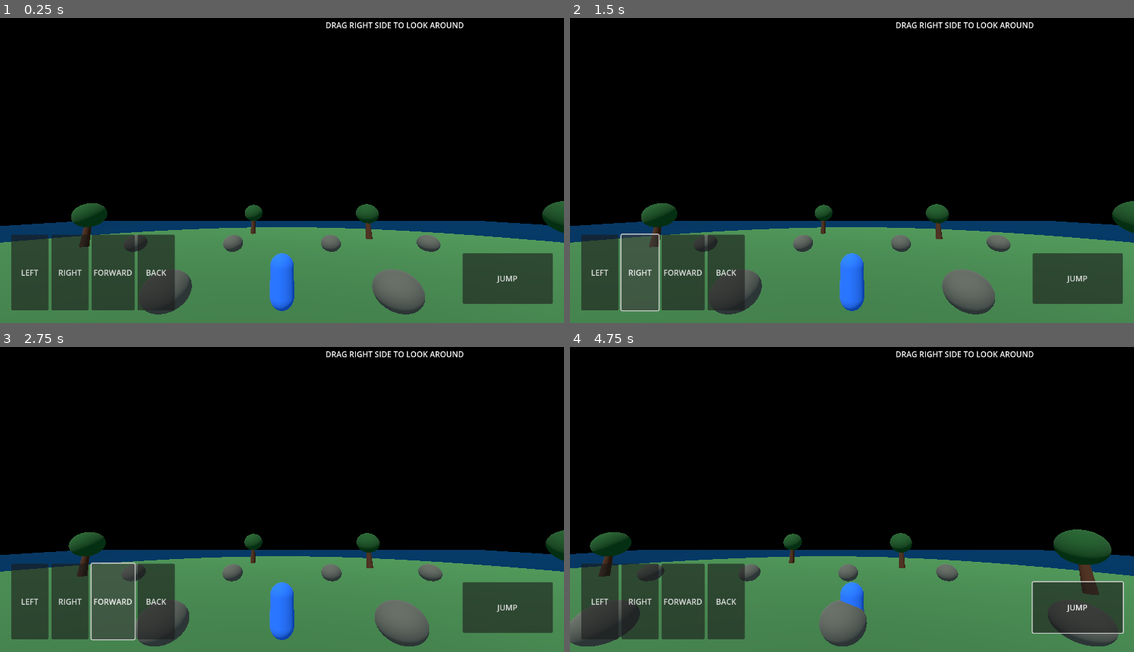
Above: before the commit, frames 1-4 (two rows, left to right).
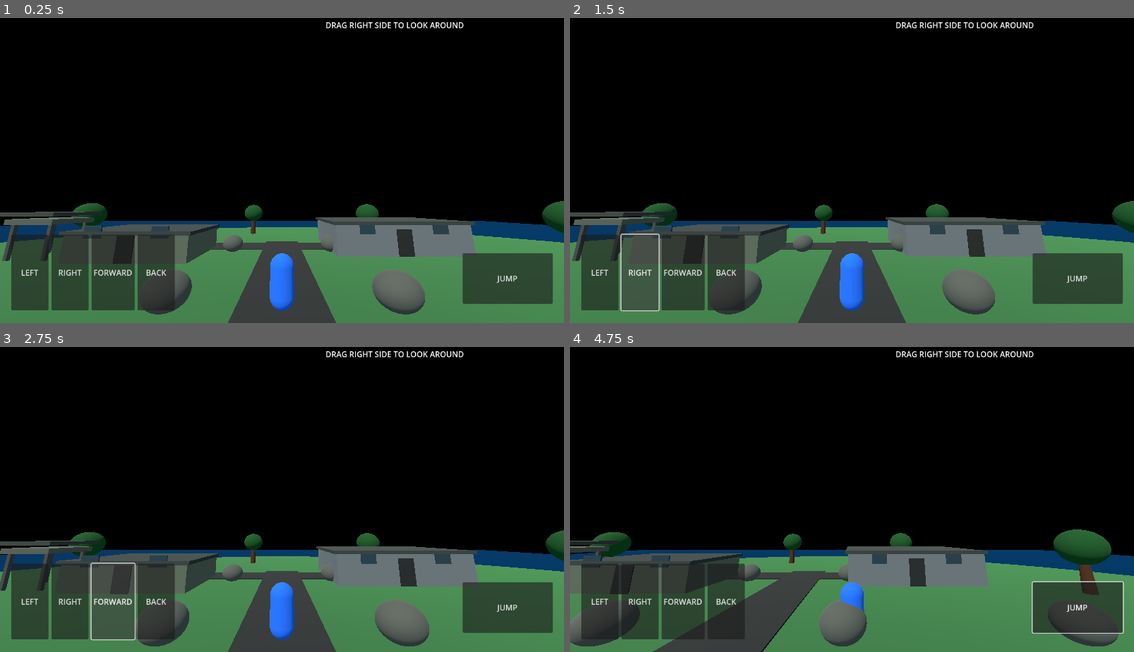
Above: after the commit, the same moments.

Repository: Josgold/LAST-ZONE
Game: Godot game, scene res://scenes/main.tscn
Two runs of this game, one before a commit and one after it. Both use one fixed random seed, a clock stepped at 60 frames per second and the inputs below.
Inputs (mouse positions are in pixels of both pictures, inside the frame that each line leads up to):
- Up to frame 1 (0.25 s): no input
- Up to frame 2 (1.5 s): click "LEFT" at 0.5 s; click "RIGHT" at 1.25 s
- Up to frame 3 (2.75 s): click "FORWARD" at 2 s
- Up to frame 4 (4.75 s): click "JUMP" at 2.75 s; move the mouse to (976, 478) at 3.52 s; hold D (move_right) 3.53-4.25 s; click (976, 478) at 3.67 s; tap Space (jump) at 3.77 s; drag from (739, 508) to (823, 557) at 4.27 s

The runs differ from the first frame. In frame 1, 8.7% of the frame differs, in the area x 0-85%, y 63-100%; in frame 2, 8.7%; in frame 3, 8.8%; in frame 4, 9.0%, in the area x 0-75%, y 63-100%.

Commit message:
Add military outpost buildings and roads to island

Diff:
--- a/scripts/main.gd
+++ b/scripts/main.gd
@@ -138,6 +138,73 @@
         rock_node.material_override = rock_material
         rock_node.position = Vector3(float((i % 4) * 8 - 12), 0.6, float(int(i / 4) * 10 - 10))
         add_child(rock_node)
+
+    _make_military_base()
+
+func _make_military_base() -> void:
+    # A small, non-combat military outpost that gives the island recognizable landmarks.
+    _add_building("Barracks", Vector3(-10, 0, -9), Vector3(8, 3.4, 6), Color(0.34, 0.39, 0.31))
+    _add_building("Hangar", Vector3(9, 0, -12), Vector3(10, 4.4, 8), Color(0.40, 0.43, 0.42))
+    _add_building("Supply House", Vector3(10, 0, 8), Vector3(6, 3.0, 5), Color(0.48, 0.40, 0.29))
+    _add_building("Guard House", Vector3(-15, 0, 7), Vector3(5, 2.8, 5), Color(0.38, 0.42, 0.34))
+
+    # Watchtower: a raised platform supported by four posts.
+    var tower := Node3D.new()
+    tower.name = "Watchtower"
+    tower.position = Vector3(-17, 0, -8)
+    add_child(tower)
+    _add_detail_box(tower, Vector3(0, 2.5, 0), Vector3(3.2, 0.35, 3.2), Color(0.32, 0.35, 0.30))
+    _add_detail_box(tower, Vector3(-1.25, 1.25, -1.25), Vector3(0.22, 2.5, 0.22), Color(0.25, 0.27, 0.24))
+    _add_detail_box(tower, Vector3(1.25, 1.25, -1.25), Vector3(0.22, 2.5, 0.22), Color(0.25, 0.27, 0.24))
+    _add_detail_box(tower, Vector3(-1.25, 1.25, 1.25), Vector3(0.22, 2.5, 0.22), Color(0.25, 0.27, 0.24))
+    _add_detail_box(tower, Vector3(1.25, 1.25, 1.25), Vector3(0.22, 2.5, 0.22), Color(0.25, 0.27, 0.24))
+    _add_detail_box(tower, Vector3(0, 3.0, 0), Vector3(3.8, 0.25, 3.8), Color(0.22, 0.25, 0.22))
+
+    # Simple roads connect the outpost buildings.
+    _add_detail_box(self, Vector3(0, 0.035, -3), Vector3(3.2, 0.07, 23), Color(0.16, 0.17, 0.16))
+    _add_detail_box(self, Vector3(0, 0.04, -12), Vector3(25, 0.08, 3.0), Color(0.16, 0.17, 0.16))
+
+func _add_building(building_name: String, building_position: Vector3, building_size: Vector3, wall_color: Color) -> void:
+    var building := StaticBody3D.new()
+    building.name = building_name
+    building.position = building_position
+    add_child(building)
+
+    var body_mesh := MeshInstance3D.new()
+    var box_mesh := BoxMesh.new()
+    box_mesh.size = building_size
+    body_mesh.mesh = box_mesh
+    var wall_material := StandardMaterial3D.new()
+    wall_material.albedo_color = wall_color
+    wall_material.roughness = 0.9
+    body_mesh.material_override = wall_material
+    building.add_child(body_mesh)
+
+    var collision := CollisionShape3D.new()
+    var box_shape := BoxShape3D.new()
+    box_shape.size = building_size
+    collision.shape = box_shape
+    building.add_child(collision)
+
+    _add_detail_box(building, Vector3(0, building_size.y / 2.0 + 0.12, 0), Vector3(building_size.x + 0.35, 0.24, building_size.z + 0.35), Color(0.20, 0.23, 0.21))
+    _add_detail_box(building, Vector3(0, 0.95, building_size.z / 2.0 + 0.025), Vector3(1.1, 1.9, 0.08), Color(0.12, 0.14, 0.13))
+
+    var window_color := Color(0.12, 0.22, 0.25)
+    var window_width := minf(1.1, building_size.x * 0.18)
+    _add_detail_box(building, Vector3(-building_size.x * 0.27, 1.9, building_size.z / 2.0 + 0.035), Vector3(window_width, 0.75, 0.08), window_color)
+    _add_detail_box(building, Vector3(building_size.x * 0.27, 1.9, building_size.z / 2.0 + 0.035), Vector3(window_width, 0.75, 0.08), window_color)
+
+func _add_detail_box(parent: Node3D, local_position: Vector3, box_size: Vector3, color: Color) -> void:
+    var detail := MeshInstance3D.new()
+    var mesh := BoxMesh.new()
+    mesh.size = box_size
+    detail.mesh = mesh
+    detail.position = local_position
+    var material := StandardMaterial3D.new()
+    material.albedo_color = color
+    material.roughness = 0.85
+    detail.material_override = material
+    parent.add_child(detail)
 
 func _add_tree(tree_position: Vector3) -> void:
     var tree_root := Node3D.new()
